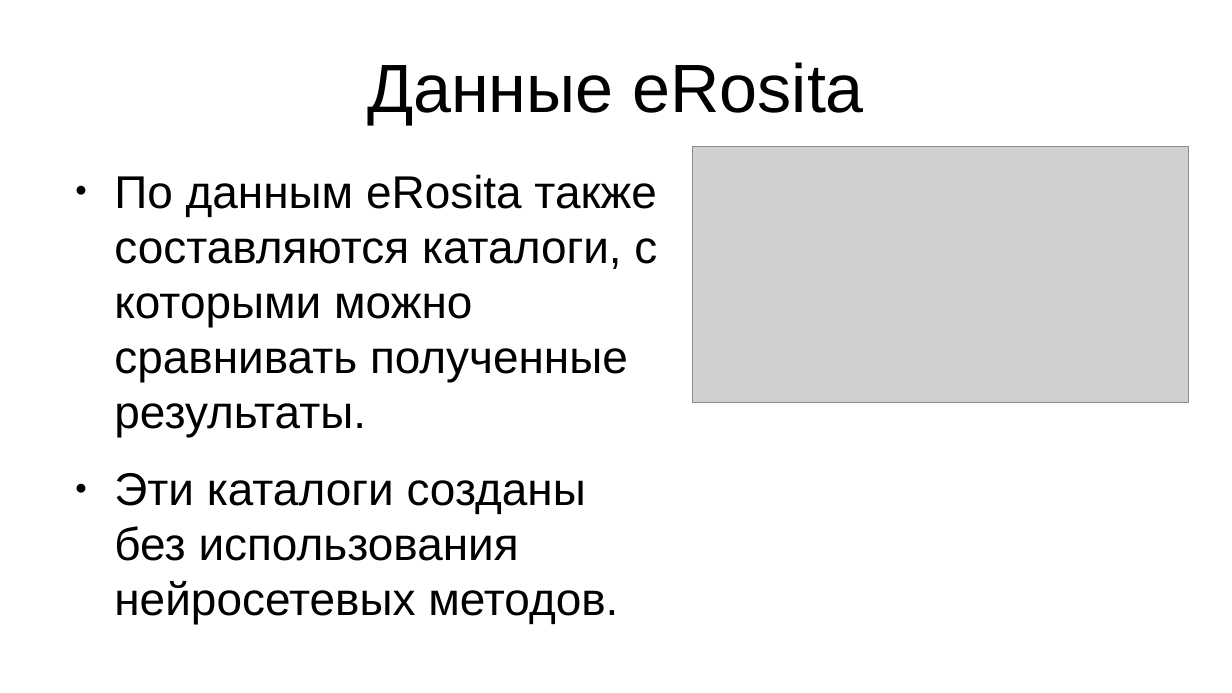
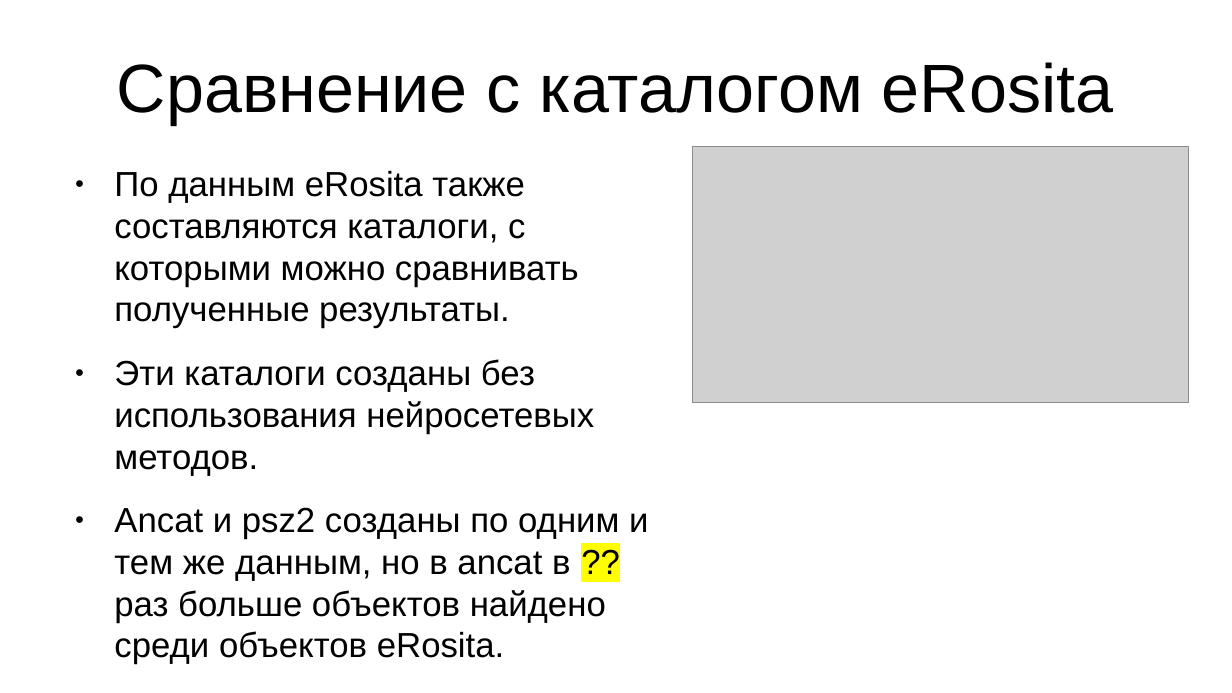
Before and after one commit to rt2122/data-segmentation-2, a slide deck: slide 27 of text/presentation_7sem.odp. Drawn at 1232x693 pixels with LibreOffice and Linux fonts; fonts in the diff are those of the drawing; grey boxes stand for pictures. Boxes give left, top, right and bottom in pixels: in the first picture for what was removed or moved away, otherwise in the second. Text is boxed around its words. In the diff, an @@ line names an element or a change of style, - is before the commit and + after.

```diff
--- a/text/presentation_7sem.odp
+++ b/text/presentation_7sem.odp
@@ title at box(117, 62, 1113, 125): text changed @@
-Данные eRosita
+Сравнение с каталогом eRosita
@@ text at box(114, 170, 594, 476): size 29.6 to 22.4 pt in "По данным eRosita также составляются каталоги, с ...", "Эти каталоги созданы без использования нейросетевых методов." @@
@@ text at box(114, 507, 648, 664): paragraph added @@
+● Ancat и psz2 созданы по одним и тем же данным, но в ancat в ?? раз больше объектов найдено среди объектов eRosita.
```
Also in this commit, not shown: 4 other slides changed, 1 slide added, 1 slide removed, 2 other files.
